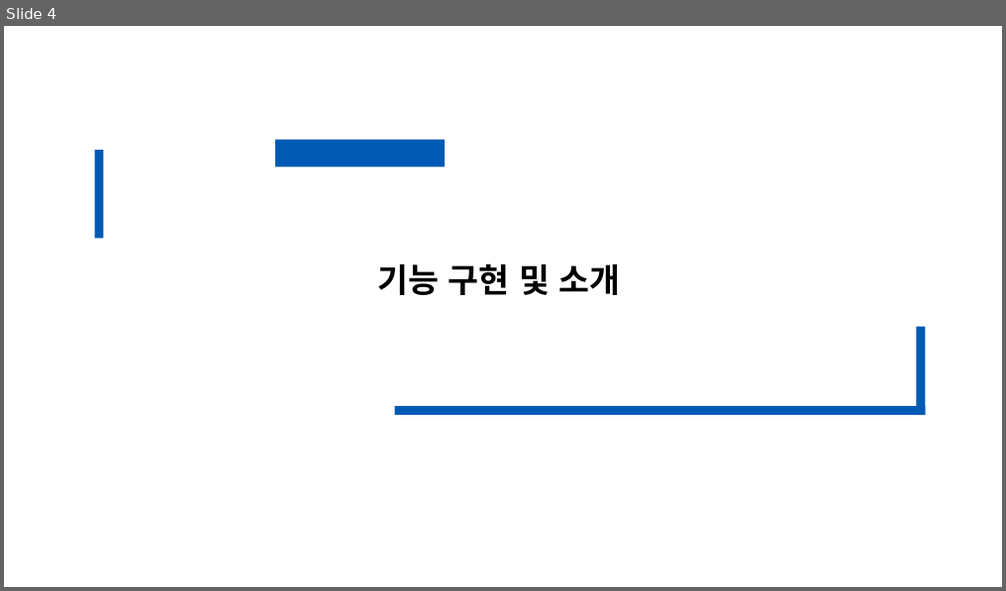
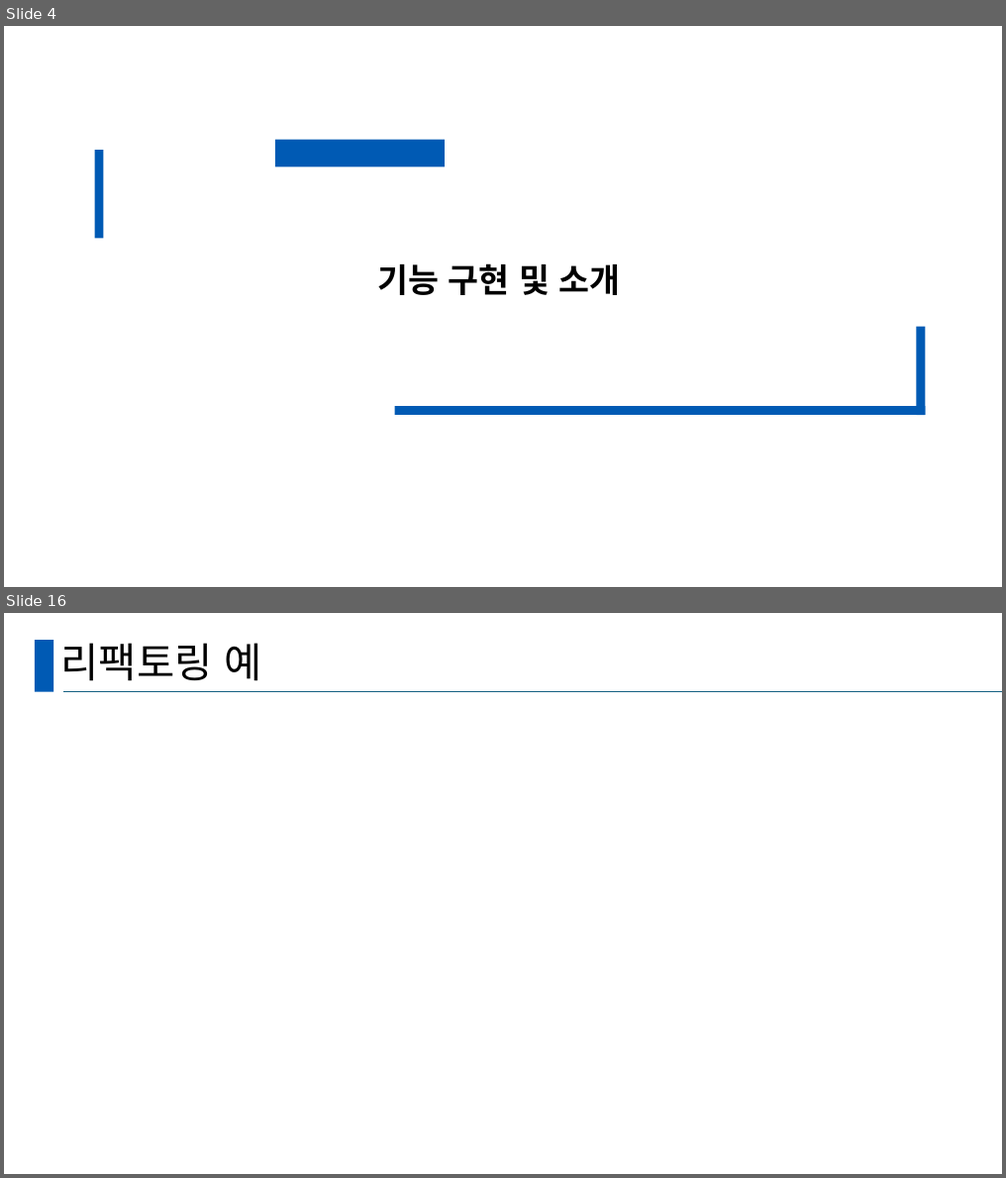
Before and after one commit to seungjun611/CRA_TeamProject_SSD, a slide deck: TeamProjectPPT.pptx. Shown one above the other, each under a label of ours: slide 4 before the commit, slides 4 and 16 after it; the slides between them are not shown. The pictures are 1006x591 and 1006x1178 pixels, drawn with LibreOffice and Linux fonts; fonts in the diff are those of the drawing. Boxes give left, top, right and bottom in pixels: in the first picture for what was removed or moved away, otherwise in the second. Text is boxed around its words. In the diff, an @@ line names an element or a change of style, - is before the commit and + after.

```diff
--- a/TeamProjectPPT.pptx
+++ b/TeamProjectPPT.pptx
@@ slide 16 added at [4,613,1002,1174], background #FFFFFF @@
@@ rectangle added at [35,640,54,691], fill #005AB4 @@
@@ title added at [61,643,261,681], 39.6 pt, text #000000 @@
+리팩토링 예
@@ line added from (63, 691) to (1002, 691), #156082 1.5 pt @@
```
Also in this commit, not shown: 13 other slides added, 3 slides removed.
